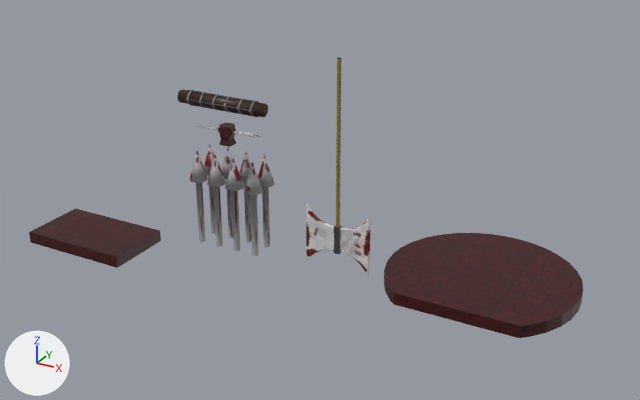
A saved change to the Blender file modelspablo/obstacles.blend.
Before and after are seen from a 50 mm lens placed at (102.1, -104.0, 68.4), pointed at (33.8, 20.2, 6.3). The axes (+X, +Y, +Z) are drawn at lower left. The lights are the same throughout.
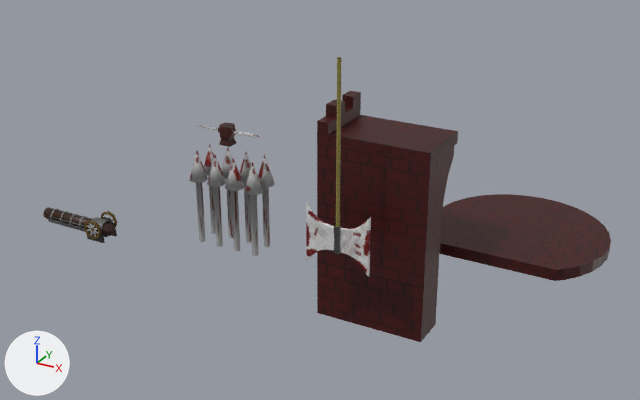
Boxes [x1, y1, x2, y2] around the edits, measured in the pictures (640 x 400 px):
'Cylinder.001', moved: before [384, 233, 583, 338]; after [439, 194, 611, 281]
'Cube.004', added (brown): after [317, 144, 454, 342]
'Cube.003', moved: before [29, 208, 161, 268]; after [317, 115, 458, 166]
'Cylinder', moved: before [178, 89, 268, 117]; after [43, 207, 115, 236]
'Cube.005', added (black): after [317, 91, 361, 135]
'Cube.006', added: after [48, 211, 117, 243]

The change, as a list of edits to the scene's bpy script:
```text
Add img_pusherbase_png:
    img_pusherbase_png = load_image('pusherbase.png', '../Assets/Materials/Textures/pusherbase.png', 817, 813, 'sRGB')
Add mat_pusherbase_png:
    mat_pusherbase_png = principled_material('pusherbase.png')
    mat_pusherbase_png.texture = img_pusherbase_png
Add me_cube_004:
    me_cube_004.from_pydata(...)  # 28 vertices, 26 faces; spans x -1.0..1.0, y -1.0..9.2, z -30.6..1.0
    me_cube_004.materials.append(mat_circulo_png)  # picture img_circulo_png
Add me_cube_005:
    me_cube_005.from_pydata(...)  # 48 vertices, 46 faces; spans x -1.0..1.0, y -1.0..1.0, z -1.0..1.0
    me_cube_005.materials.append(mat_circulo_png)  # picture img_circulo_png
Add me_cube_007:
    me_cube_007.from_pydata(...)  # 395 vertices, 362 faces, 4 loose edges; spans x -6.0..1.0, y -6.8..32.2, z -1.0..9.1
    me_cube_007.polygons.foreach_set('use_smooth', [True] * 362)
    me_cube_007.materials.append(mat_pusherbase_png)  # picture img_pusherbase_png
Change ob_cylinder_001:
    ob_cylinder_001.location: (64.8, 17.3, 0.0) -> (64.8, 36.6, 0.0)
Change ob_cube_003:
    ob_cube_003.location: (0.0, -0.1, 0.0) -> (46.3, 20.2, 19.9)
Change ob_cylinder:
    ob_cylinder.location: (28.2, 0.1, 28.6) -> (-3.7, 0.1, 2.0)
Add ob_cube_004:
    ob_cube_004 = bpy.data.objects.new('Cube.004', me_cube_004)
    ob_cube_004.location = (46.3, 15.4, 18.0)
    ob_cube_004.scale = (9.82, 1.0, 1.0)
Add ob_cube_005:
    ob_cube_005 = bpy.data.objects.new('Cube.005', me_cube_005)
    ob_cube_005.location = (37.5, 20.2, 22.9)
    ob_cube_005.scale = (1.0, 5.77, 2.0)
Add ob_cube_006:
    ob_cube_006 = bpy.data.objects.new('Cube.006', me_cube_007)
    ob_cube_006.location = (1.3, -1.4, 0.4)
    ob_cube_006.scale = (1.86, 0.118, 0.411)
```
